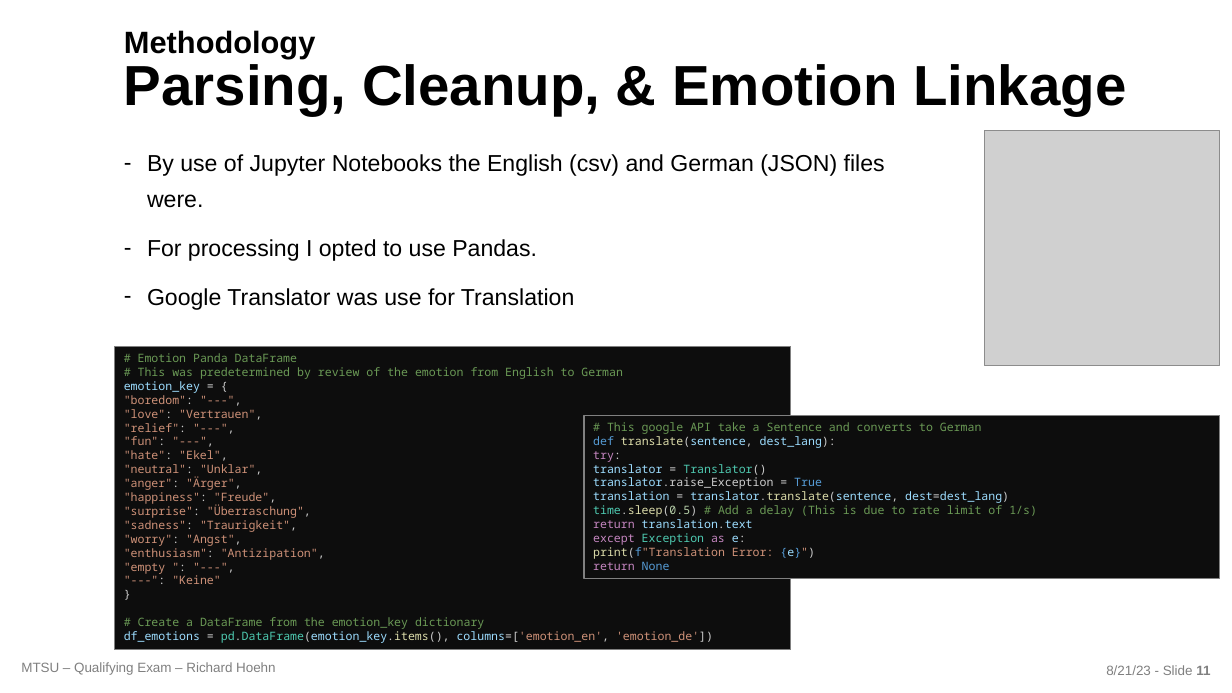
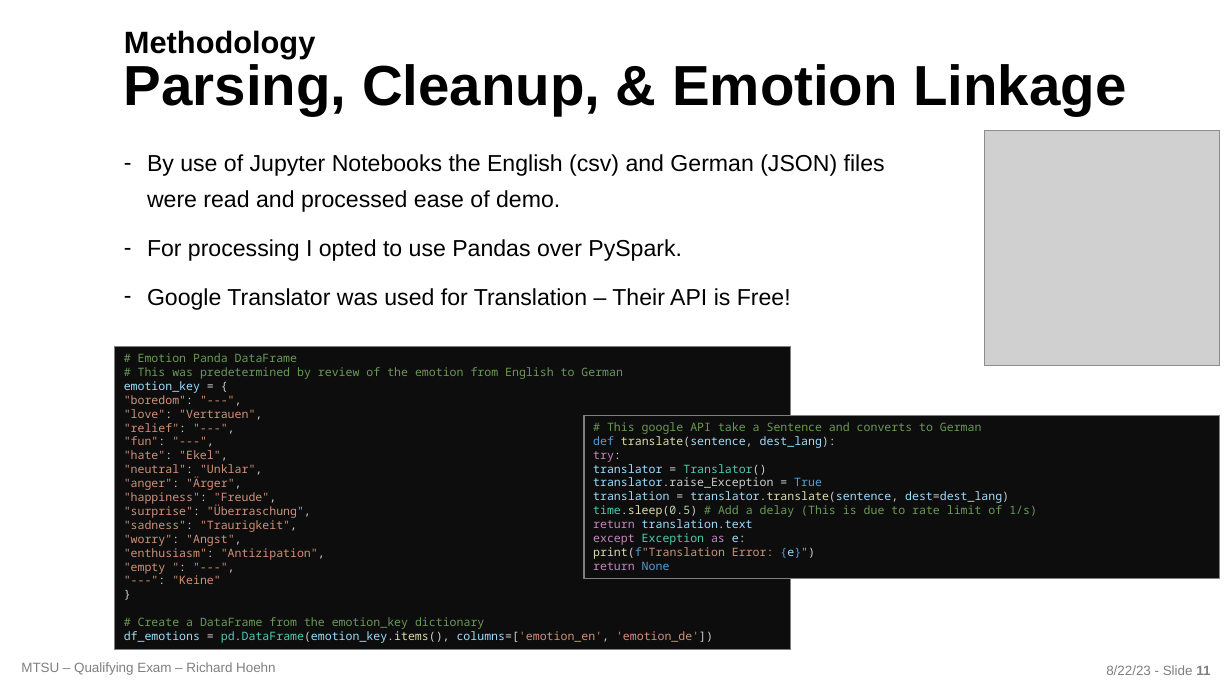
Before and after one commit to richardhoehn/mtsu.coms.qualifying-exam, a slide deck: slide 11 of presentation/COMS_Qualifying_Exam-2023-08-21.pptx. Drawn at 1232x693 pixels with LibreOffice and Linux fonts; fonts in the diff are those of the drawing; grey boxes stand for pictures; background and template pictures are left out. Boxes give left, top, right and bottom in pixels: in the first picture for what was removed or moved away, otherwise in the second. Text is boxed around its words. In the diff, an @@ line names an element or a change of style, - is before the commit and + after.

```diff
--- a/presentation/COMS_Qualifying_Exam-2023-08-21.pptx
+++ b/presentation/COMS_Qualifying_Exam-2023-08-21.pptx
@@ text at bbox=[147, 154, 885, 310]: text changed @@
-– By use of Jupyter Notebooks the English (csv) and German (JSON) files were.
-– For processing I opted to use Pandas.
-– Google Translator was use for Translation
+– By use of Jupyter Notebooks the English (csv) and German (JSON) files were read and processed ease of demo.
+– For processing I opted to use Pandas over PySpark.
+– Google Translator was used for Translation – Their API is Free!
@@ text at bbox=[1106, 665, 1210, 675]: text changed @@
-8/21/23 - Slide 11
+8/22/23 - Slide 11
```
Also in this commit, not shown: 16 other slides changed, 1 slide added, 5 other files.
